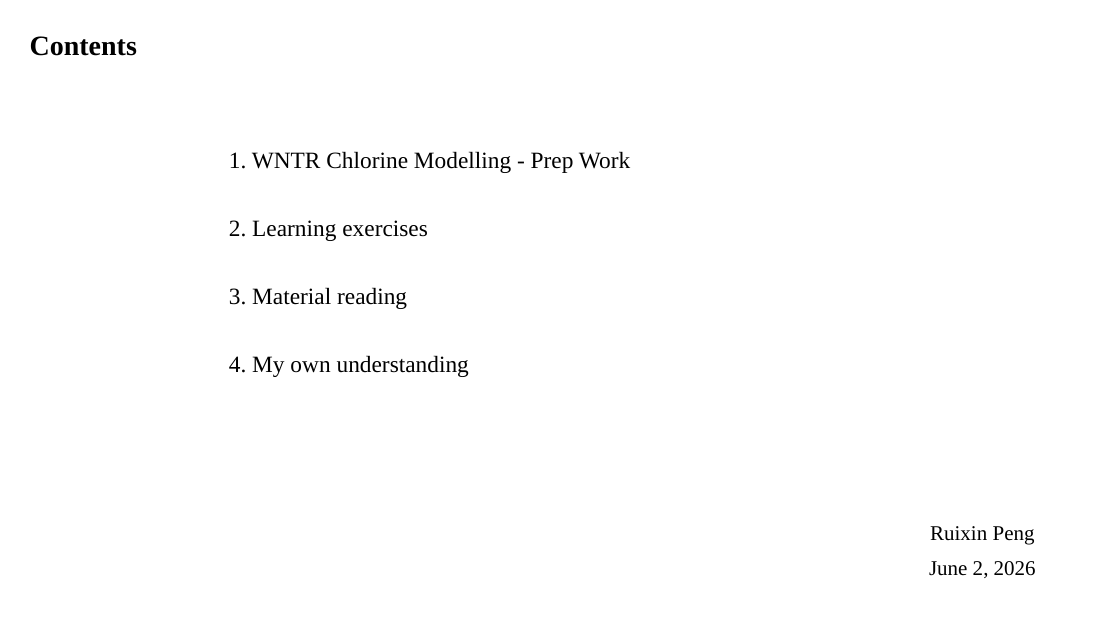
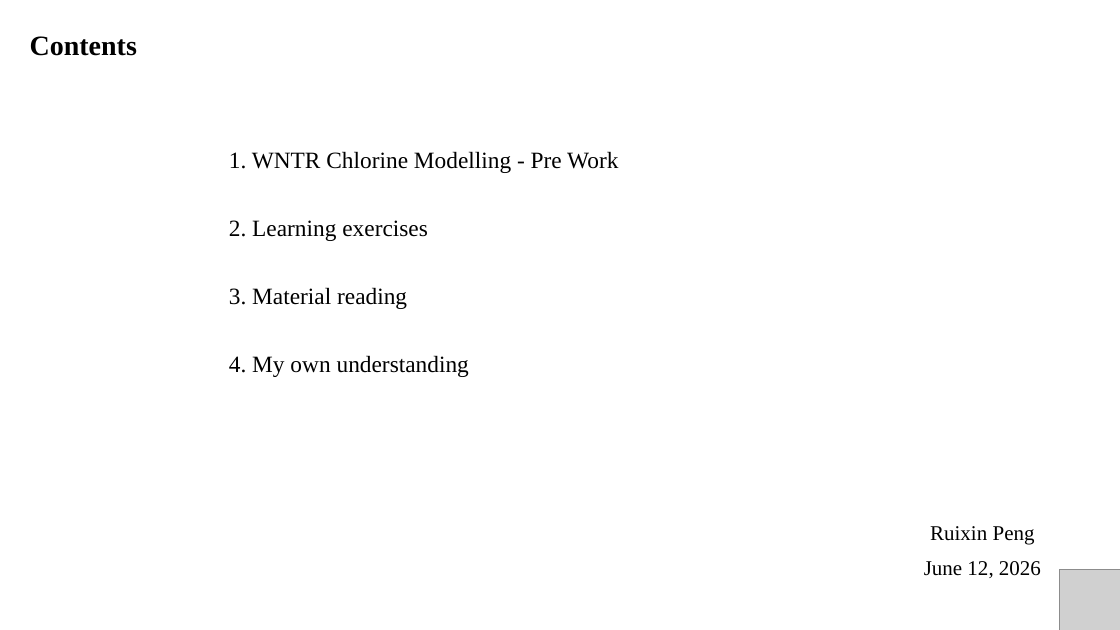
Before and after one commit to Strongxlb/Graduation-Project, a slide deck: slide 2 of meetings/我/6.2.pptx. Drawn at 1120x630 pixels with LibreOffice and Linux fonts; fonts in the diff are those of the drawing; grey boxes stand for pictures. Boxes give left, top, right and bottom in pixels: in the first picture for what was removed or moved away, otherwise in the second. Text is boxed around its words. In the diff, an @@ line names an element or a change of style, - is before the commit and + after.

```diff
--- a/meetings/我/6.2.pptx
+++ b/meetings/我/6.2.pptx
@@ text at box(229, 151, 618, 173): text changed @@
-1. WNTR Chlorine Modelling - Prep Work
+1. WNTR Chlorine Modelling - Pre Work
@@ text at box(924, 561, 1041, 578): text changed @@
-June 2, 2026
+June 12, 2026
@@ picture added at box(1060, 569, 1120, 630) @@
```
Also in this commit, not shown: 11 other slides changed, 42 other files.
